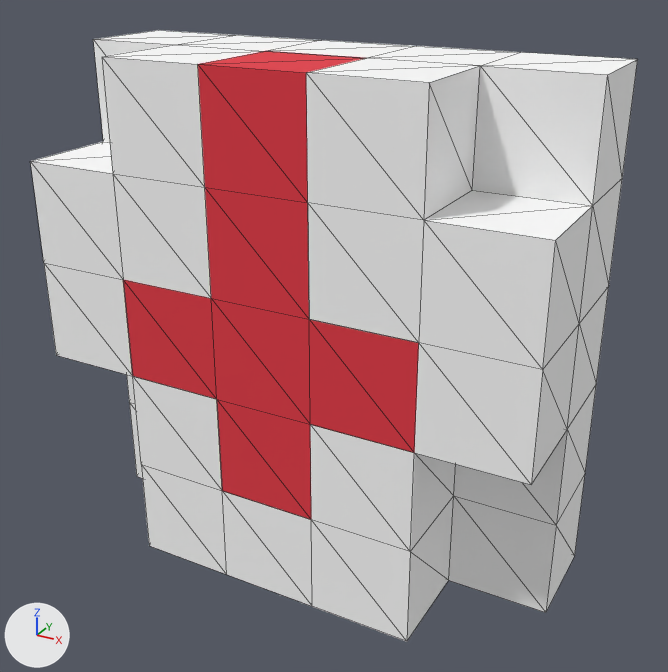
Renders of the glTF model assets/models/skins/voxel/red_cross.glb from each side of a commit.
Before and after are seen from a 50 mm lens placed at (2.06, -3.83, 2.99), pointed at (0.08, -0.23, 1.19). Arrows for +X, +Y and +Z are at lower left; the lights stay in place. The first picture is the older version. Mesh edges are drawn as thin lines. Where no turn or scale is listed for an object, it has been applied to the vertices.

In view in the first picture: 'red_cross_red', 'red_cross_white'.
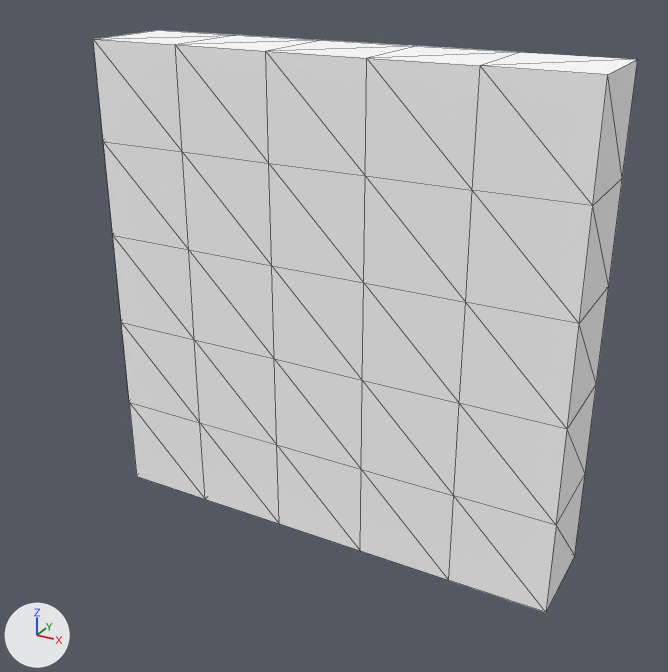
The newer file is also turned or shifted as a whole; pictures and numbers use the older file's frame.

What differs and where, as boxes [x1, y1, x2, y2] in the pictures (668 x 672 px):
```json
{"object": "red_cross_white", "change": "reshaped", "before": [30, 30, 638, 641], "after": [93, 30, 638, 612], "on screen": "10% narrower"}
{"object": "red_cross_red", "change": "deleted", "before": [123, 51, 419, 519], "on screen": "red"}
{"part": 1, "of": "me_red_cross_white", "change": "cut back", "before": [30, 45, 593, 641], "after": [103, 45, 593, 580]}
```

Scene script edits in JSON lines:
```json
{"block": "me_red_cross_white", "where": "# used by ob_red_cross_white; location = (0.0, 0.0, 0.0)"}
{"op": "remove", "block": "me_red_cross_white", "code": "me_red_cross_white.from_pydata(...)  # 92 vertices, 166 faces; spans x -1.25..1.25, y -0.75..0.25, z 0.0..2.5"}
{"op": "add", "block": "me_red_cross_white", "code": "me_red_cross_white.from_pydata(...)  # 72 vertices, 140 faces; spans x -1.25..1.25, y -0.25..0.25, z 0.0..2.5"}
{"block": "me_red_cross_white", "change": "me_red_cross_white part 1"}
{"block": "me_red_cross_white", "change": "29 vertices are removed from x -1.25..1.25, y -0.75, z 0.0..2.5"}
{"block": "me_red_cross_white", "change": "63 faces are deleted"}
{"block": "me_red_cross_white", "change": "1 vertex moves from x 0.75, y -0.75, z 1.0 to x 0.25, y -0.25, z 1.0"}
{"block": "me_red_cross_white", "change": "4 vertices are added at (-0.25, -0.25, 1.0), (0.25, -0.25, 0.5), (0.25, -0.25, 1.5), (0.75, -0.25, 1.5)"}
{"block": "me_red_cross_white", "change": "5 new vertices lie (0.5, 0.0, -0.5) away from vertices in x -1.25..-0.25, y -0.25, z 1.0..2.5"}
{"block": "me_red_cross_white", "change": "37 new faces join them"}
{"op": "remove", "block": "ob_red_cross_red", "code": ["ob_red_cross_red = bpy.data.objects.new('red_cross_red', me_red_cross_red)", "ob_red_cross_red.location = (0.0, 0.0, 0.0)"]}
```
